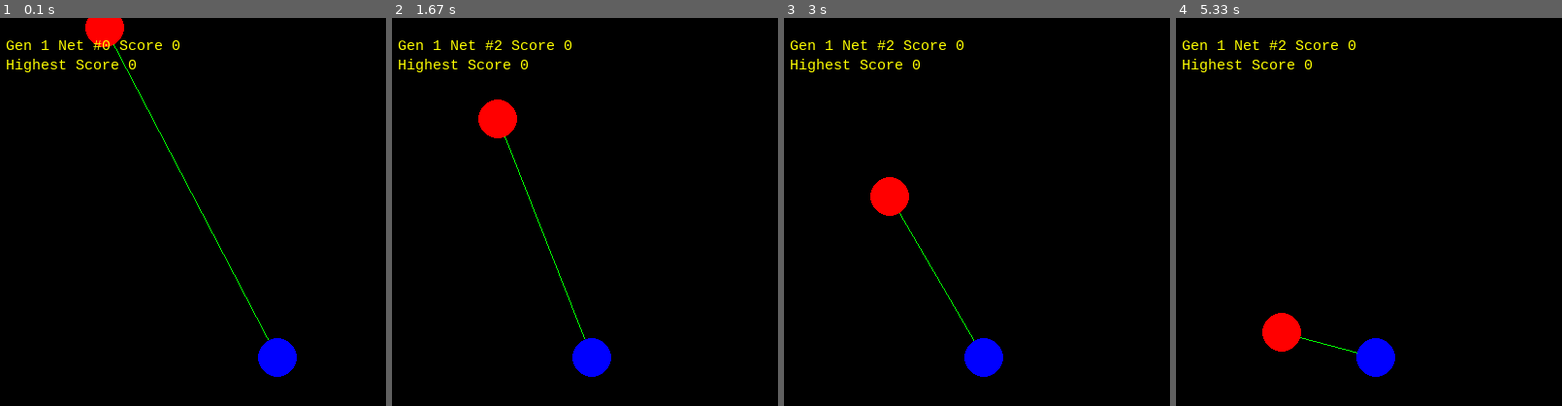
Above: before the commit, frames 1-4 (left to right).
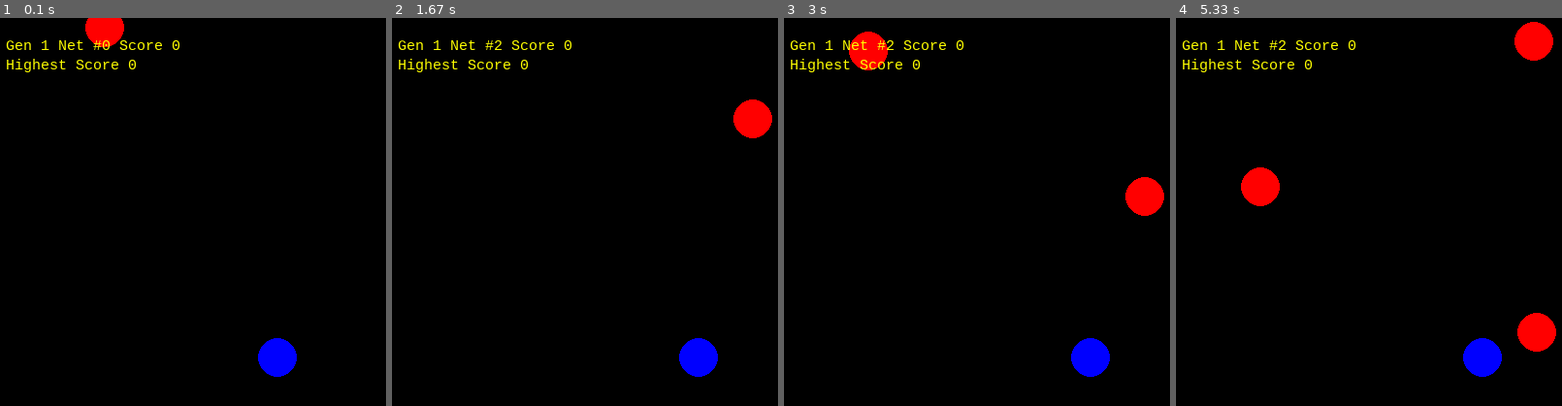
Above: after the commit, the same moments.

Repository: edo0xff/PygameGeneticAlgorithms
Game: pygame game, started from main.py
Two runs of this game, one before a commit and one after it. Both use one fixed random seed, a clock stepped at 60 frames per second and the inputs below.
Inputs:
- Up to frame 1 (0.1 s): no input
- Up to frame 2 (1.67 s): no input
- Up to frame 3 (3 s): no input
- Up to frame 4 (5.33 s): no input

The runs differ from the first frame. In frame 1, 0.2% of the frame differs, in the area x 29-70%, y 6-83%; in frame 2, 3.2%; in frame 3, 3.9%; in frame 4, 4.7%, in the area x 16-99%, y 1-93%.

Commit message:
Adding complexity

Diff:
--- a/game/logic.py
+++ b/game/logic.py
@@ -62,7 +62,7 @@
     RIGHT = 1
     NULL = 2
 
-    def __init__(self, size=(500, 500), id=0, number_of_enemies=5, spawn_rate=2, spawned_enemies=1):
+    def __init__(self, size=(500, 500), id=0, number_of_enemies=3, spawn_rate=2, spawned_enemies=3):
         self.size = size
         self.balls = [Ball() for i in range(number_of_enemies)]
         self.player = Ball([int(size[0] / 2), int(size[1] - 50)], velocity=5)
@@ -80,7 +80,7 @@
             self.balls[i].Reset()
 
         self.player.SetPosition(int(self.size[0] / 2), int(self.size[1] - 50))
-        self.spawned_enemies = 1
+        self.spawned_enemies = 3
         self.game_over = False
         self.start_time = time.time()
         self.spawn_time = time.time()
@@ -97,6 +97,8 @@
 
     def Tick(self):
 
+        random_y = 0
+
         for i in range(self.spawned_enemies):
             ball = self.balls[i]
             position = ball.GetPosition()
@@ -104,18 +106,19 @@
             if not ball.IsSpawned():
                 random_x = random.randrange(100, self.size[0] - 100)
 
-                ball.SetPosition(random_x, 0)
+                ball.SetPosition(random_x, random_y)
                 ball.SetMovementDirectionY(1)
                 ball.Spawn()
 
-            elif position[1] >= self.size[1] + 300:
+            elif position[1] >= self.size[1]:
                 self.game_over = True
+
+            random_y -= 150
 
             ball.Move()
 
             if self.player.Collide(ball):
-                random_x = random.randrange(100, self.size[0] - 100)
-                ball.SetPosition(random_x, 0)
+                ball.spawned = False
                 self.score += 1
 
     def MovePlayer(self, direction):
@@ -130,7 +133,7 @@
         else:
             self.player.SetMovement([0, 0])
 
-        if position[0] - 100 <= 0 or position[0] + 100 >= self.size[0]:
+        if position[0] - 50 <= 0 or position[0] + 50 >= self.size[0]:
             # self.player.SetMovementDirectionX(0)
             self.game_over = True
 
@@ -142,9 +145,13 @@
         enemy_positions = []
 
         for ball in self.balls:
-            enemy_positions.append(ball.GetPosition()[0])
+            enemy_positions.append(ball.GetPosition())
 
-        positions = [player_position[0], sorted(enemy_positions)[-1]]
+        def SortByNearest(enemy):
+            return enemy[1]
+
+        enemy_positions = sorted(enemy_positions, key=SortByNearest)
+        positions = [player_position[0], enemy_positions[-1][0]]
 
         return positions
 
--- a/game/window.py
+++ b/game/window.py
@@ -33,7 +33,7 @@
 
         for enemy_position in enemies:
             if not enemy_position == [-1, -1]:
-                pygame.draw.line(self.screen, self.LINE_COLOR, player_position, enemy_position)
+                # pygame.draw.line(self.screen, self.LINE_COLOR, player_position, enemy_position)
                 pygame.draw.circle(self.screen, self.ENEMY_COLOR, enemy_position, self.BALL_RADIUS)
 
         pygame.draw.circle(self.screen, self.PLAYER_COLOR, player_position, self.BALL_RADIUS)
--- a/main.py
+++ b/main.py
@@ -6,7 +6,7 @@
 os.environ['TF_CPP_MIN_LOG_LEVEL'] = '3'
 
 BOARD_SIZE = (500, 400)
-POP_SIZE = 100
+POP_SIZE = 20
 FPS = 60
 
 population = genetics.CreatePopulation(pop_size=POP_SIZE)
